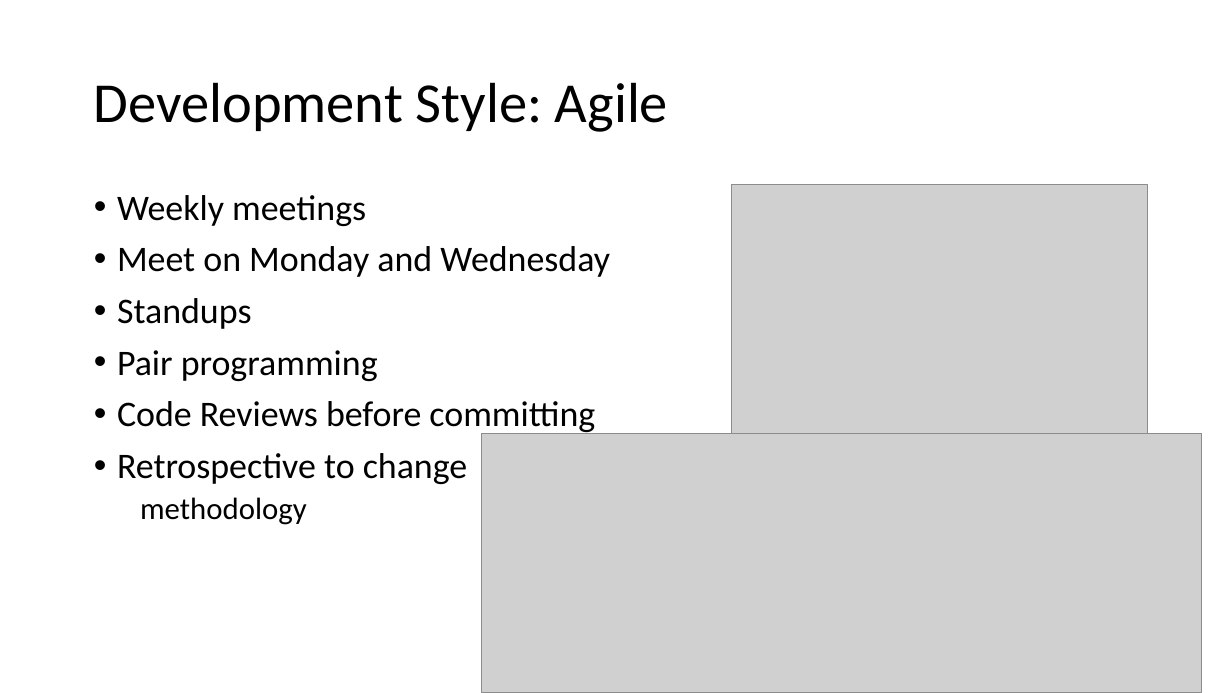
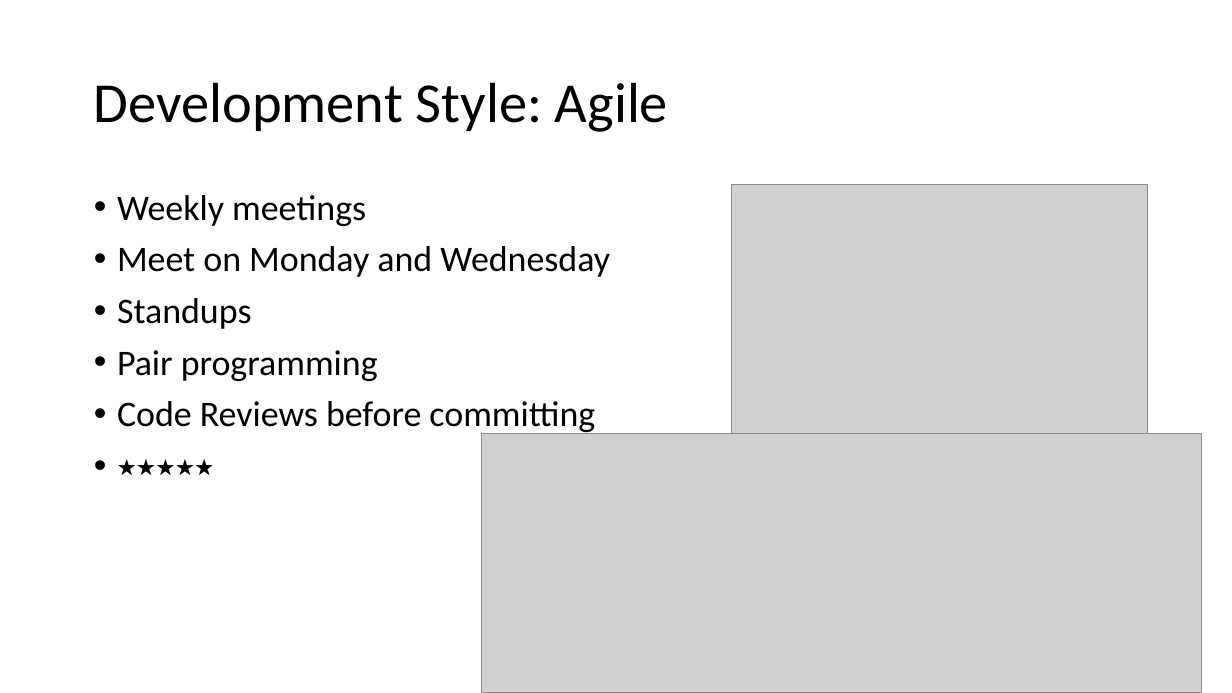
Before and after one commit to jjh68069/3308_Project, a slide deck: slide 4 of Documentation/ProjectPart5.pptx. Drawn at 1232x693 pixels with LibreOffice and Linux fonts; fonts in the diff are those of the drawing; grey boxes stand for pictures. Boxes give left, top, right and bottom in pixels: in the first picture for what was removed or moved away, otherwise in the second. Text is boxed around its words. In the diff, an @@ line names an element or a change of style, - is before the commit and + after.

```diff
--- a/Documentation/ProjectPart5.pptx
+++ b/Documentation/ProjectPart5.pptx
@@ text at [117,453,468,525]: text changed @@
-• Retrospective to change
-  methodology
+• ⭑⭑⭑⭑⭑
```
Also in this commit, not shown: 8 other slides changed, 2 other files.
